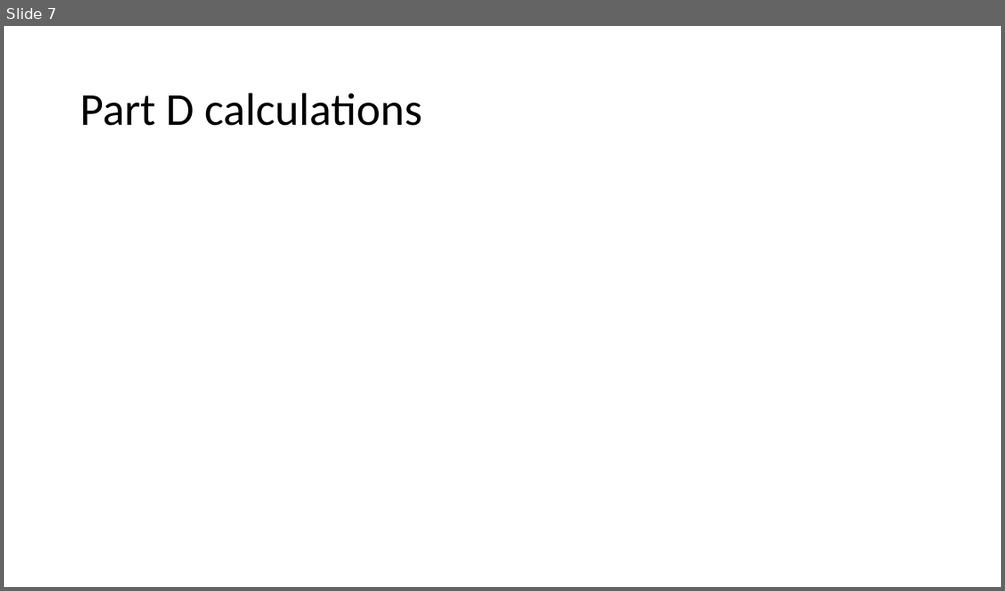
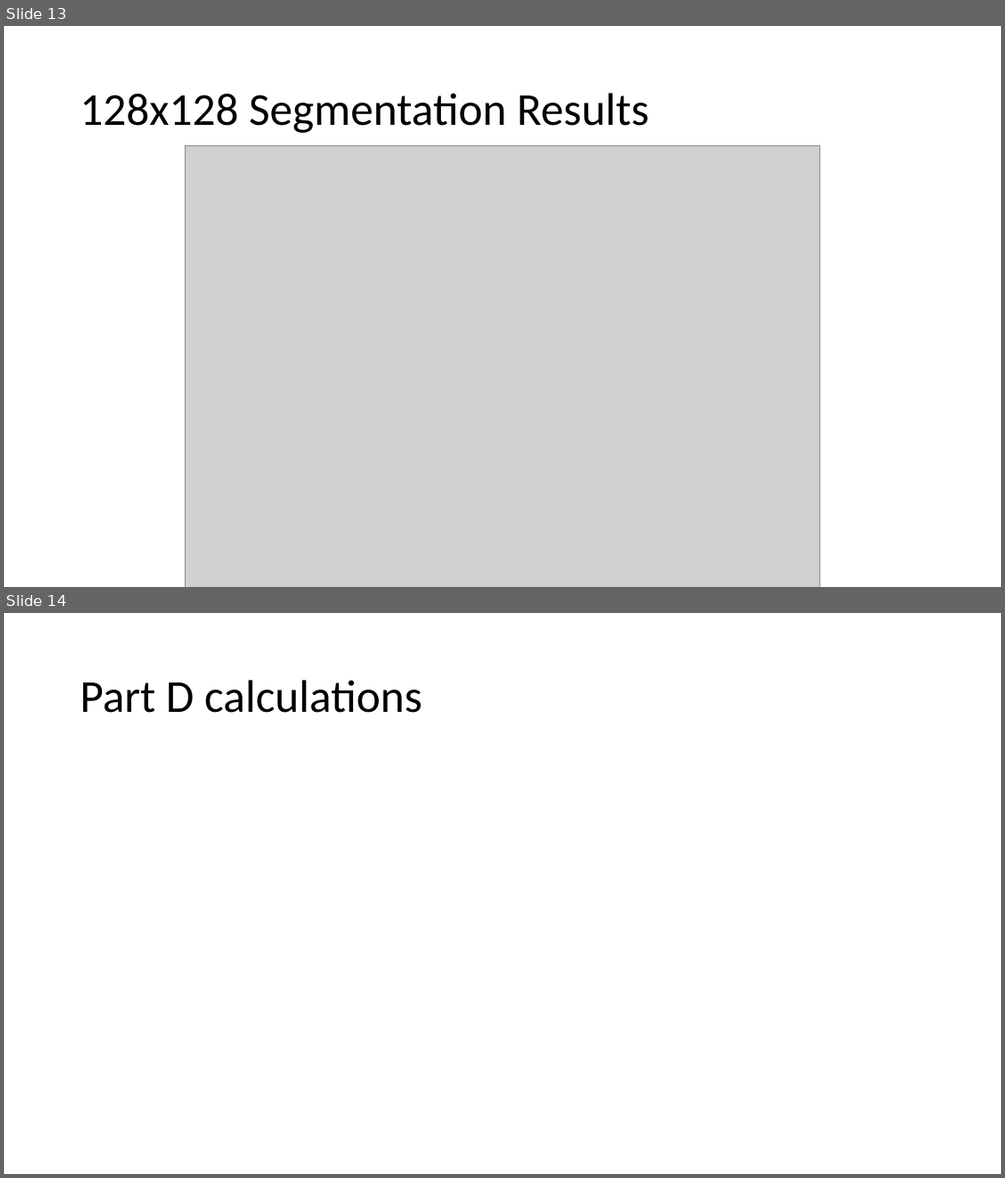
Before and after one commit to LukaiWang1998/mis_final_proj, a slide deck: presentation.pptx. Shown one above the other, each under a label of ours: slide 7 before the commit, slides 13 and 14 after it. The pictures are 1005x591 and 1005x1178 pixels, drawn with LibreOffice and Linux fonts; fonts in the diff are those of the drawing; grey boxes stand for pictures. Boxes give left, top, right and bottom in pixels: in the first picture for what was removed or moved away, otherwise in the second. Text is boxed around its words. In the diff, an @@ line names an element or a change of style, - is before the commit and + after.

```diff
--- a/presentation.pptx
+++ b/presentation.pptx
@@ slide 13 added at bbox=[4, 26, 1001, 587], background #FFFFFF @@
@@ title added at bbox=[80, 93, 648, 133], 44 pt, text #000000 @@
+128x128 Segmentation Results
@@ picture added at bbox=[185, 146, 821, 587] @@
@@ what was slide 7 is now slide 14 @@
```
Also in this commit, not shown: 1 slide changed, 8 other slides added, 1 slide removed, 10 other files.
